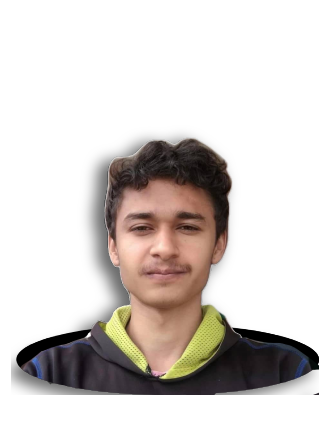
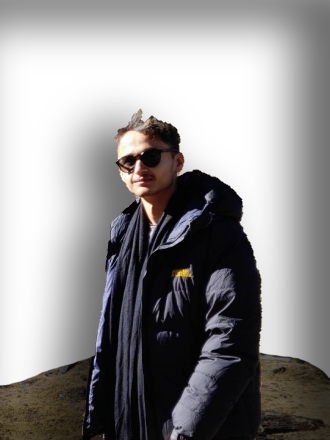
Before/after of a 330px x 440px layered artwork. What changed in the layer stack:
painted on "Layer 1" over [16, 108, 319, 440]
painted on "Background" over [0, 125, 330, 440]
